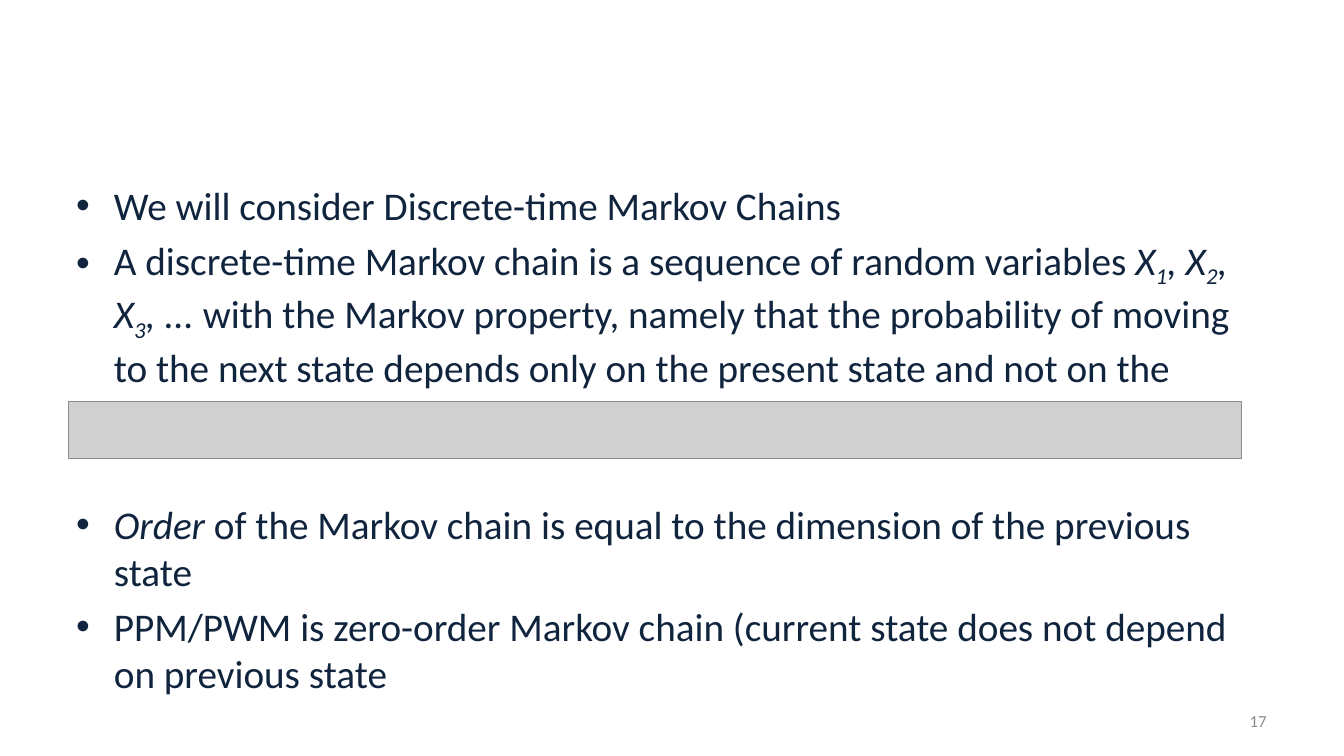
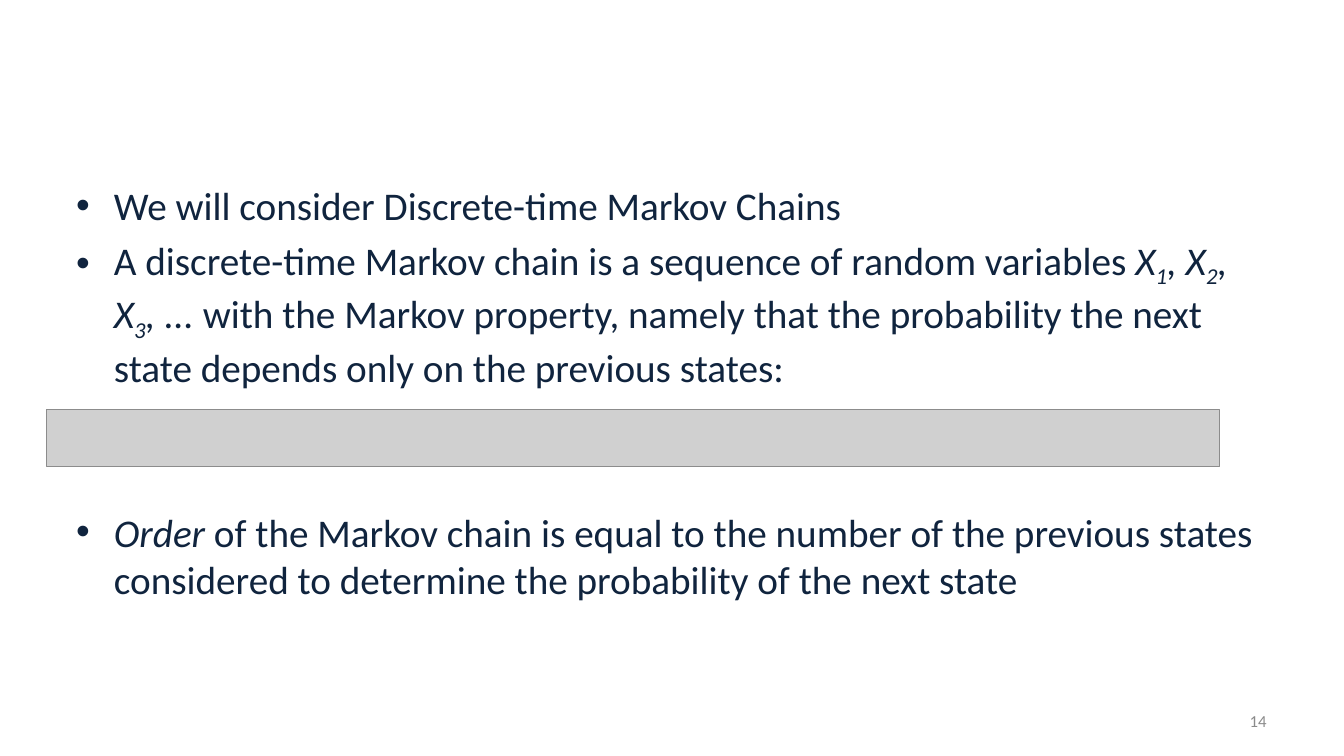
Before and after one commit to alekseyzimin/BME-Algorithms-for-Analysis-of-Genomic-Data, a slide deck: slide 14 of Week 11 Monday November 3.pptx (slide 17 before the commit). Drawn at 1344x756 pixels with LibreOffice and Linux fonts; fonts in the diff are those of the drawing; grey boxes stand for pictures; background and template pictures are left out. Boxes give left, top, right and bottom in pixels: in the first picture for what was removed or moved away, otherwise in the second. Text is boxed around its words. In the diff, an @@ line names an element or a change of style, - is before the commit and + after.

```diff
--- a/Week 11 Monday November 3.pptx
+++ b/Week 11 Monday November 3.pptx
@@ text at box(114, 247, 1252, 601): text changed @@
-• A discrete-time Markov chain is a sequence of random variables X1, X2, X3, ... with the Markov property, namely that the probability of moving to the next state depends only on the present state and not on the previous states:
-• Order of the Markov chain is equal to the dimension of the previous state
-• PPM/PWM is zero-order Markov chain (current state does not depend on previous state
+• A discrete-time Markov chain is a sequence of random variables X1, X2, X3, ... with the Markov property, namely that the probability the next state depends only on the previous states:
+• Order of the Markov chain is equal to the number of the previous states considered to determine the probability of the next state
@@ picture: place and size @@
-picture at box(69, 402, 1241, 459)
+picture at box(47, 410, 1220, 467)
@@ page number at box(1250, 716, 1267, 727): text changed @@
-17
+14
```
Also in this commit, not shown: 5 other slides changed, 2 slides added.
